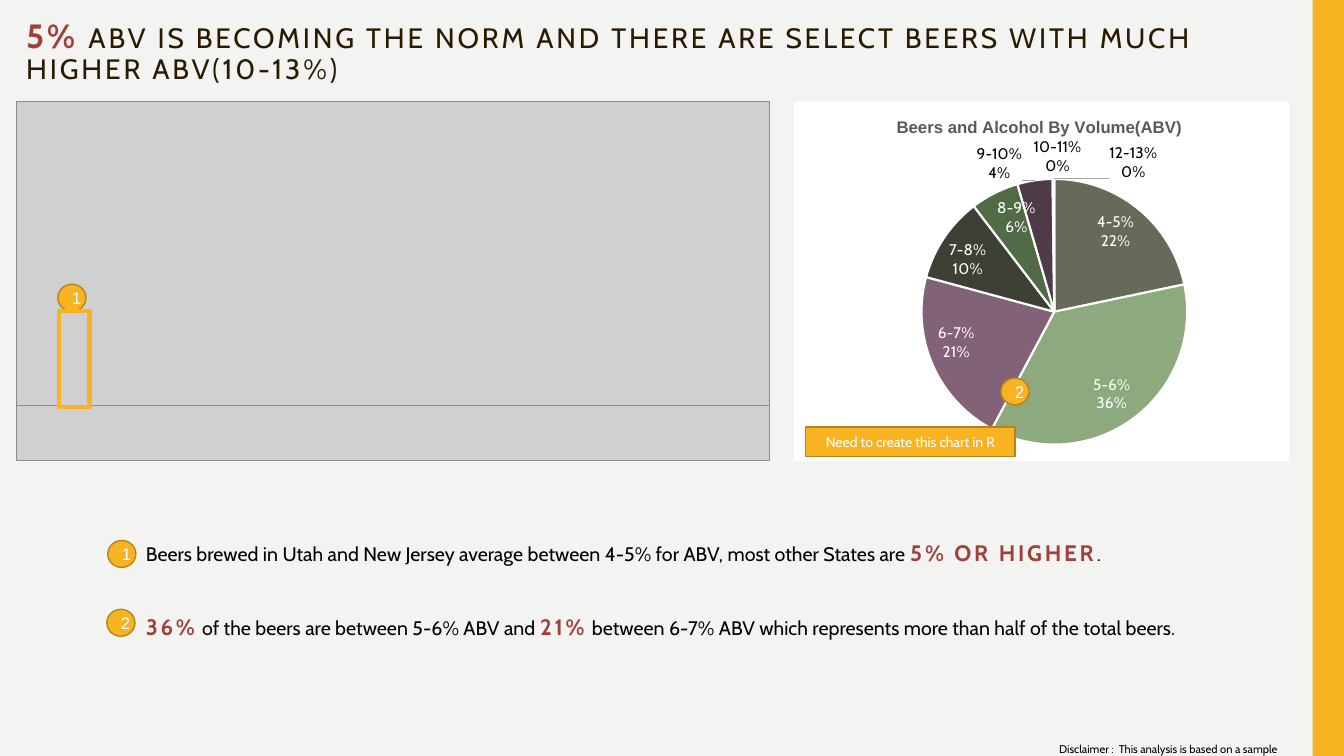
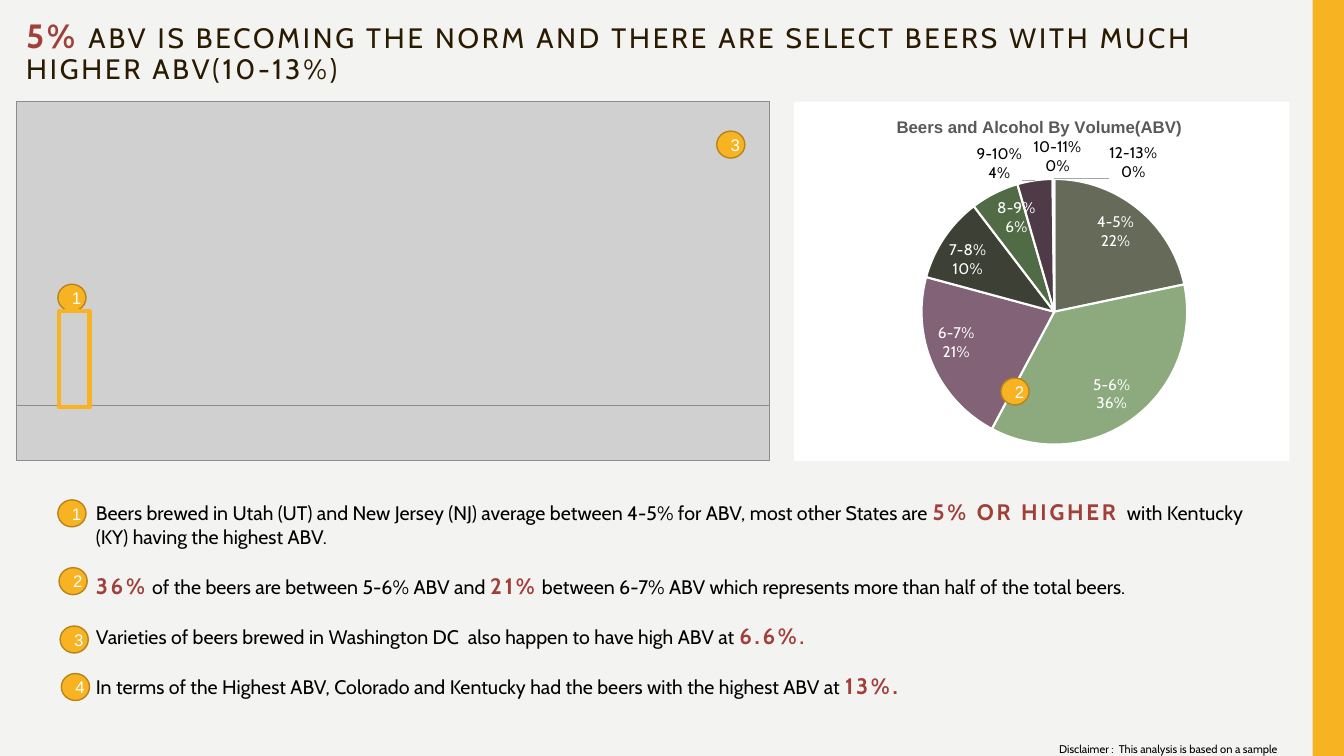
Before and after one commit to jbcroom/DS6306-MinerLeague-CaseStudies, a slide deck: slide 4 of MinerLeague Presentation.pptx. Drawn at 1344x756 pixels with LibreOffice and Linux fonts; fonts in the diff are those of the drawing; grey boxes stand for pictures. Boxes give left, top, right and bottom in pixels: in the first picture for what was removed or moved away, otherwise in the second. Text is boxed around its words. In the diff, an @@ line names an element or a change of style, - is before the commit and + after.

Commit message:
Final Presentation

```diff
--- a/MinerLeague Presentation.pptx
+++ b/MinerLeague Presentation.pptx
@@ ellipse added at <box>717,131,745,158</box>, fill #F8B323, outline #B7841A 1 pt, 12 pt, text #FFFFFF @@
+3
@@ rectangle removed at <box>806,426,1015,457</box> @@
-Need to create this chart in R
@@ ellipse "1": place and size @@
-ellipse "1" at <box>108,540,136,568</box>
+ellipse "1" at <box>57,500,86,527</box>
@@ text "Beers brewed in Utah (UT) ...": place and size @@
-text "Beers brewed in Utah (UT) ..." at <box>146,545,1175,640</box>
+text "Beers brewed in Utah (UT) ..." at <box>96,504,1243,699</box>
@@ text at <box>96,504,1243,549</box>: text changed @@
-Beers brewed in Utah and New Jersey average between 4-5% for ABV, most other States are 5% OR HIGHER.
+Beers brewed in Utah (UT) and New Jersey (NJ) average between 4-5% for ABV, most other States are 5% OR HIGHER with Kentucky (KY) having the highest ABV.
@@ ellipse "2": place and size @@
-ellipse "2" at <box>107,609,135,636</box>
+ellipse "2" at <box>59,568,88,595</box>
@@ ellipse added at <box>60,626,89,653</box>, fill #F8B323, outline #B7841A 1 pt, 12 pt, text #FFFFFF @@
+3
@@ text at <box>96,628,840,699</box>: paragraphs added @@
+Varieties of beers brewed in Washington DC also happen to have high ABV at 6.6%.
+In terms of the Highest ABV, Colorado and Kentucky had the beers with the highest ABV at 13%.
@@ ellipse added at <box>62,674,90,701</box>, fill #F8B323, outline #B7841A 1 pt, 12 pt, text #FFFFFF @@
+4
```
Also in this commit, not shown: 2 other slides changed, 2 slides added.
